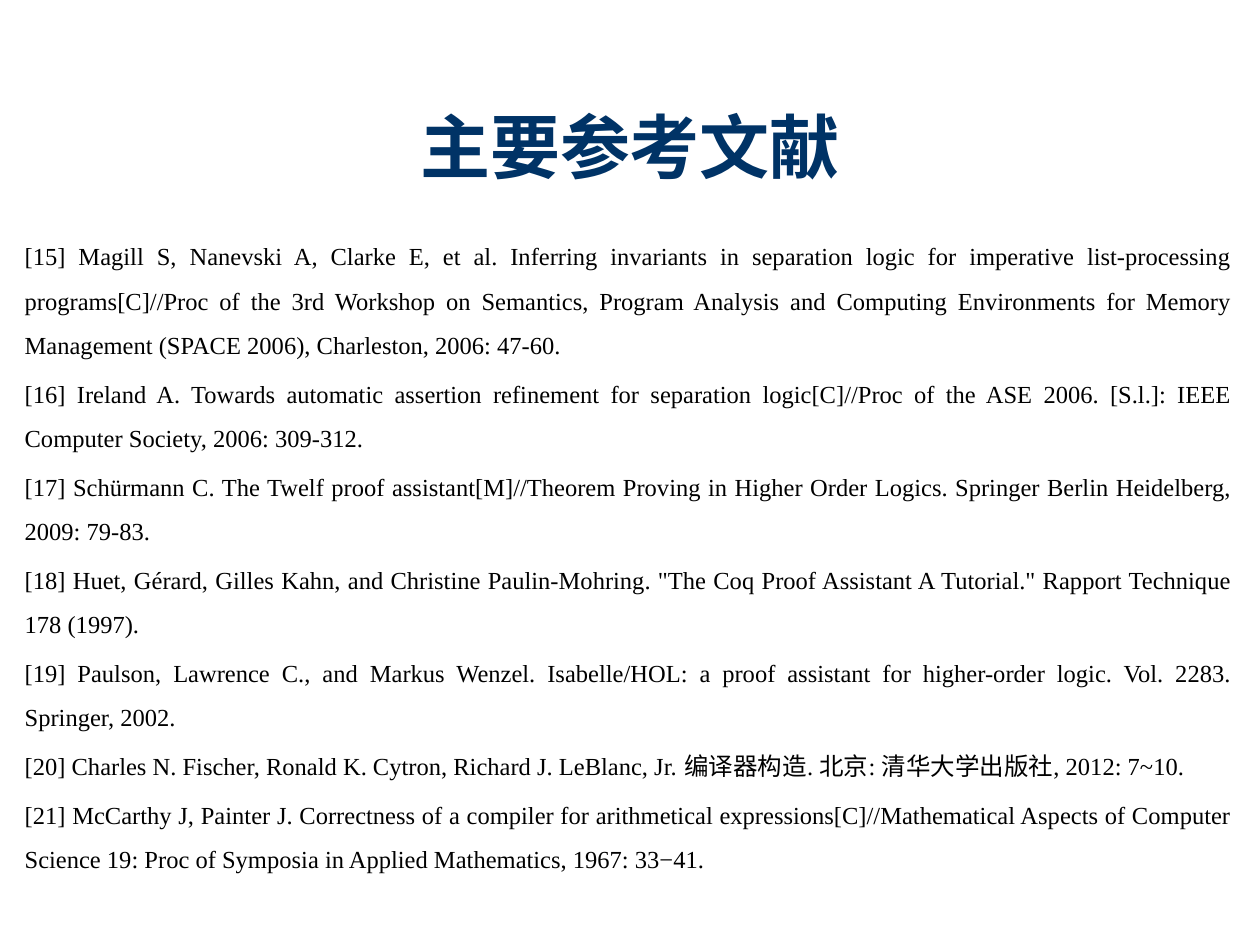
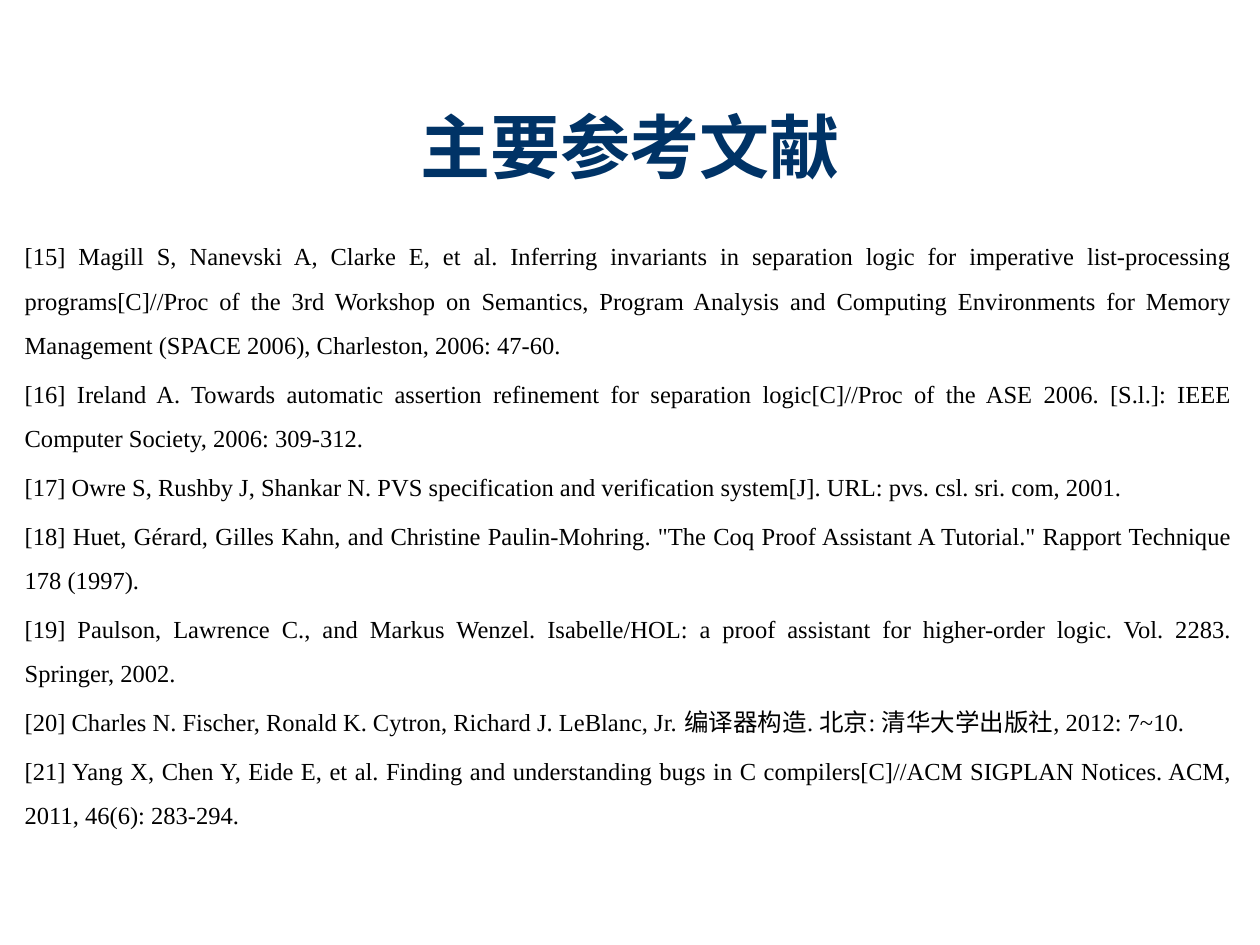
Before and after one commit to destiny1991/--2014--destiny, a slide deck: slide 29 of 开题/SY1406108_陈志伟_开题ppt.pptx. Drawn at 1260x945 pixels with LibreOffice and Linux fonts; fonts in the diff are those of the drawing; background and template pictures are left out. Boxes give left, top, right and bottom in pixels: in the first picture for what was removed or moved away, otherwise in the second. Text is boxed around its words. In the diff, an @@ line names an element or a change of style, - is before the commit and + after.

```diff
--- a/开题/SY1406108_陈志伟_开题ppt.pptx
+++ b/开题/SY1406108_陈志伟_开题ppt.pptx
@@ text at [25, 478, 1121, 501]: text changed @@
-[17] Schürmann C. The Twelf proof assistant[M]//Theorem Proving in Higher Order Logics. Springer Berlin Heidelberg, 2009: 79-83.
+[17] Owre S, Rushby J, Shankar N. PVS specification and verification system[J]. URL: pvs. csl. sri. com, 2001.
@@ text at [25, 763, 1230, 829]: text changed @@
-[21] McCarthy J, Painter J. Correctness of a compiler for arithmetical expressions[C]//Mathematical Aspects of Computer Science 19: Proc of Symposia in Applied Mathematics, 1967: 33−41.
+[21] Yang X, Chen Y, Eide E, et al. Finding and understanding bugs in C compilers[C]//ACM SIGPLAN Notices. ACM, 2011, 46(6): 283-294.
```
Also in this commit, not shown: 15 other slides changed, 2 other files.
